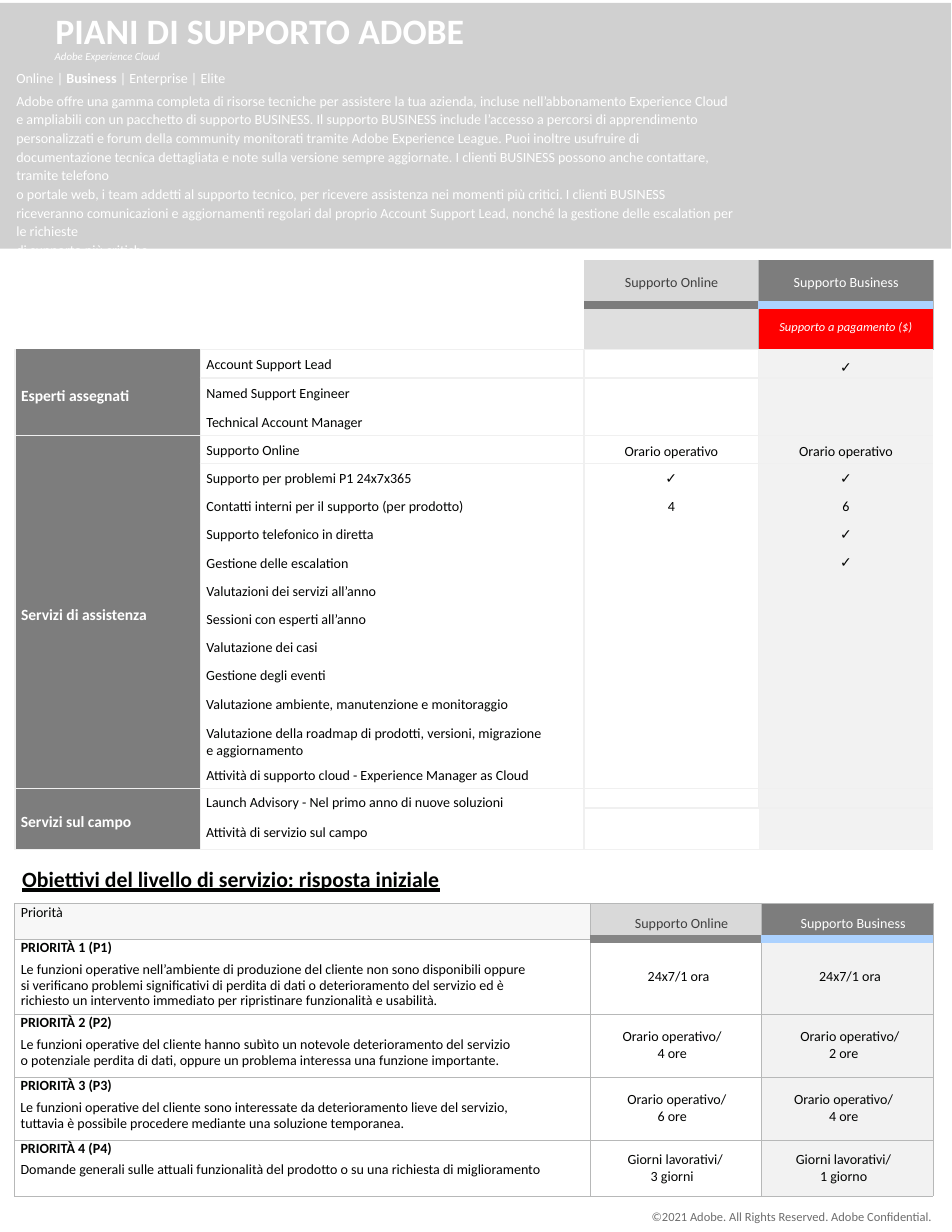
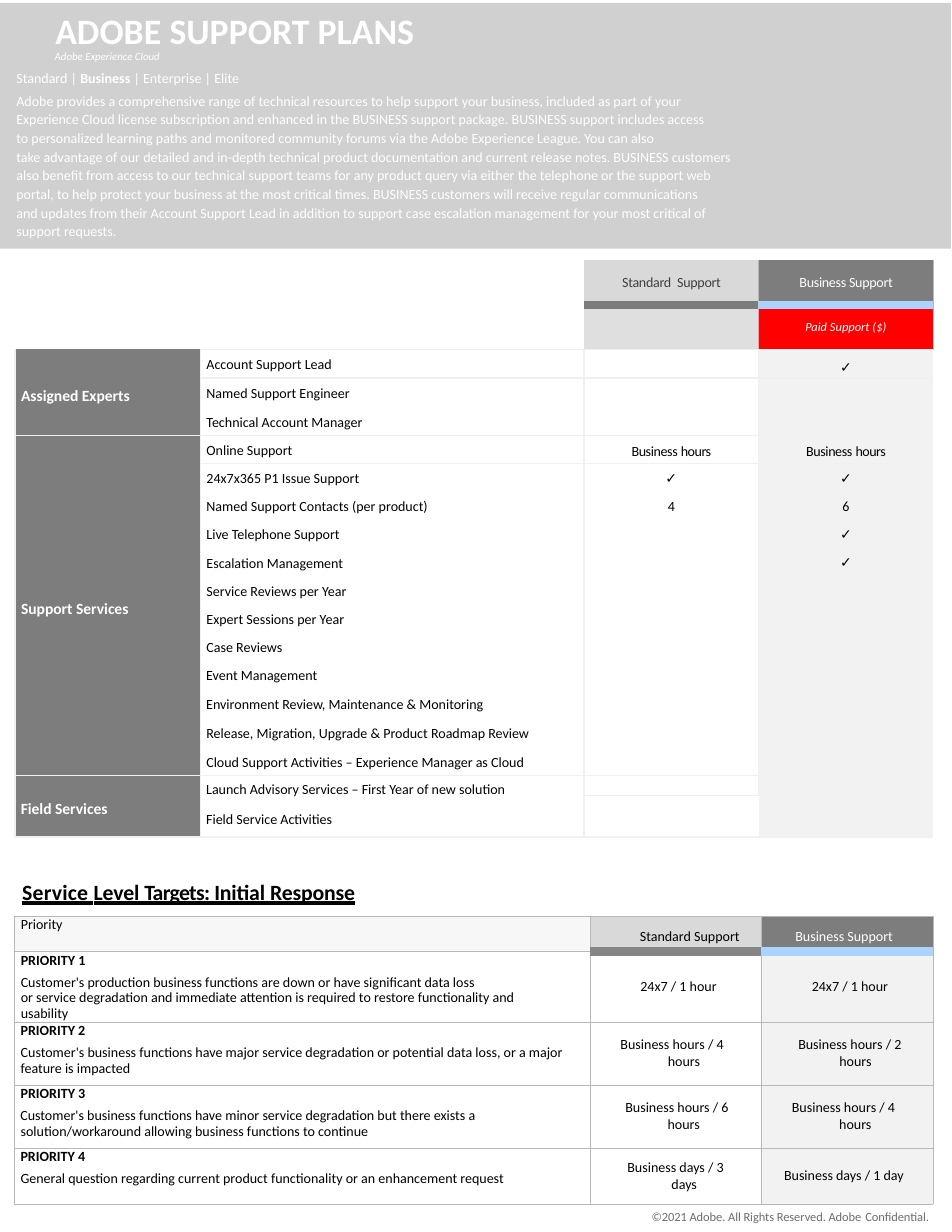
Before and after one commit to AdobeDocs/support-resources.it-IT, a slide deck: slide 1 of help/data-sheets/assets/BusinessSupportDatasheet.pptx. Drawn at 952x1232 pixels with LibreOffice and Linux fonts; fonts in the diff are those of the drawing; grey boxes stand for pictures; background and template pictures are left out. Boxes give left, top, right and bottom in pixels: in the first picture for what was removed or moved away, otherwise in the second. Text is boxed around its words. In the diff, an @@ line names an element or a change of style, - is before the commit and + after.

```diff
--- a/help/data-sheets/assets/BusinessSupportDatasheet.pptx
+++ b/help/data-sheets/assets/BusinessSupportDatasheet.pptx
@@ title at [55, 21, 414, 44]: text changed @@
-PIANI DI SUPPORTO ADOBE
+ADOBE SUPPORT PLANS
@@ text at [16, 74, 731, 220]: text changed @@
-Online | Business | Enterprise | Elite
-Adobe offre una gamma completa di risorse tecniche per assistere la tua azienda, incluse nell’abbonamento Experience Cloud
-e ampliabili con un pacchetto di supporto BUSINESS. Il supporto BUSINESS include l’accesso a percorsi di apprendimento personalizzati e forum della community monitorati tramite Adobe Experience League. Puoi inoltre usufruire di documentazione tecnica dettagliata e note sulla versione sempre aggiornate. I clienti BUSINESS possono anche contattare, tramite telefono
-o portale web, i team addetti al supporto tecnico, per ricevere assistenza nei momenti più critici. I clienti BUSINESS riceveranno comunicazioni e aggiornamenti regolari dal proprio Account Support Lead, nonché la gestione delle escalation per le richieste
-di supporto più critiche.
+Standard | Business | Enterprise | Elite
+Adobe provides a comprehensive range of technical resources to help support your business, included as part of your Experience Cloud license subscription and enhanced in the BUSINESS support package. BUSINESS support includes access to personalized learning paths and monitored community forums via the Adobe Experience League. You can also take advantage of our detailed and in-depth technical product documentation and current release notes. BUSINESS customers also benefit from access to our technical support teams for any product query via either the telephone or the support web portal, to help protect your business at the most critical times. BUSINESS customers will receive regular communications and updates from their Account Support Lead in addition to support case escalation management for your most critical of support requests.
@@ table at [15, 260, 934, 838] @@
-row 1, column 3: Supporto Online
+row 1, column 3: Standard Support
-row 1, column 4: Supporto Business
+row 1, column 4: Business Support
-row 2, column 4: Supporto a pagamento ($)
+row 2, column 4: Paid Support ($)
-row 3, column 1: Esperti assegnati
+row 3, column 1: Assigned Experts
-row 6: Servizi di assistenza | Supporto Online | Orario operativo | Orario operativo
+row 6: Support Services | Online Support | Business hours | Business hours
-row 7, column 2: Supporto per problemi P1 24x7x365
+row 7, column 2: 24x7x365 P1 Issue Support
-row 8, column 2: Contatti interni per il supporto (per prodotto)
+row 8, column 2: Named Support Contacts (per product)
-row 9, column 2: Supporto telefonico in diretta
+row 9, column 2: Live Telephone Support
-row 10, column 2: Gestione delle escalation
+row 10, column 2: Escalation Management
-row 11, column 2: Valutazioni dei servizi all’anno
+row 11, column 2: Service Reviews per Year
-row 12, column 2: Sessioni con esperti all’anno
+row 12, column 2: Expert Sessions per Year
-row 13, column 2: Valutazione dei casi
+row 13, column 2: Case Reviews
-row 14, column 2: Gestione degli eventi
+row 14, column 2: Event Management
-row 15, column 2: Valutazione ambiente, manutenzione e monitoraggio
+row 15, column 2: Environment Review, Maintenance & Monitoring
-row 16, column 2: Valutazione della roadmap di prodotti, versioni, migrazione e aggiornamento
+row 16, column 2: Release, Migration, Upgrade & Product Roadmap Review
-row 17, column 2: Attività di supporto cloud - Experience Manager as Cloud
+row 17, column 2: Cloud Support Activities – Experience Manager as Cloud
-row 18, column 1: Servizi sul campo
+row 18, column 1: Field Services
-row 18, column 2: Launch Advisory - Nel primo anno di nuove soluzioni / Attività di servizio sul campo
+row 18, column 2: Launch Advisory Services – First Year of new solution / Field Service Activities
@@ text at [22, 884, 355, 905]: text changed @@
-Obiettivi del livello di servizio: risposta iniziale
+Service Level Targets: Initial Response
@@ table at [15, 916, 933, 1196] @@
-row 1: Priorità | Supporto Online | Supporto Business
+row 1: Priority | Standard Support | Business Support
-row 2: PRIORITÀ 1 (P1) / Le funzioni operative nell’ambiente di produzione del cliente non sono disponibili oppure si verificano problemi significativi di perdita di dati o deterioramento del servizio ed è richiesto un intervento immediato per ripristinare funzionalità e usabilità. | 24x7/1 ora | 24x7/1 ora
+row 2: PRIORITY 1 / Customer's production business functions are down or have significant data loss or service degradation and immediate attention is required to restore functionality and usability | 24x7 / 1 hour | 24x7 / 1 hour
-row 3: PRIORITÀ 2 (P2) / Le funzioni operative del cliente hanno subìto un notevole deterioramento del servizio o potenziale perdita di dati, oppure un problema interessa una funzione importante. | Orario operativo/ 4 ore | Orario operativo/ 2 ore
+row 3: PRIORITY 2 / Customer's business functions have major service degradation or potential data loss, or a major feature is impacted | Business hours / 4 hours | Business hours / 2 hours
-row 4: PRIORITÀ 3 (P3) / Le funzioni operative del cliente sono interessate da deterioramento lieve del servizio, tuttavia è possibile procedere mediante una soluzione temporanea. | Orario operativo/ 6 ore | Orario operativo/ 4 ore
+row 4: PRIORITY 3 / Customer's business functions have minor service degradation but there exists a solution/workaround allowing business functions to continue | Business hours / 6 hours | Business hours / 4 hours
-row 5: PRIORITÀ 4 (P4) / Domande generali sulle attuali funzionalità del prodotto o su una richiesta di miglioramento | Giorni lavorativi/ 3 giorni | Giorni lavorativi/ 1 giorno
+row 5: PRIORITY 4 / General question regarding current product functionality or an enhancement request | Business days / 3 days | Business days / 1 day
@@ table: place and size @@
-table at [15, 903, 933, 1195]
+table at [15, 916, 933, 1196]
@@ text "©2021 Adobe. All Rights Reserved. ..." at [652, 1212, 929, 1223]: letter spacing 0 to -0.1 pt @@
```
Also in this commit, not shown: 1 other slide changed, 1 slide added, 1 slide removed, 7 other files.
